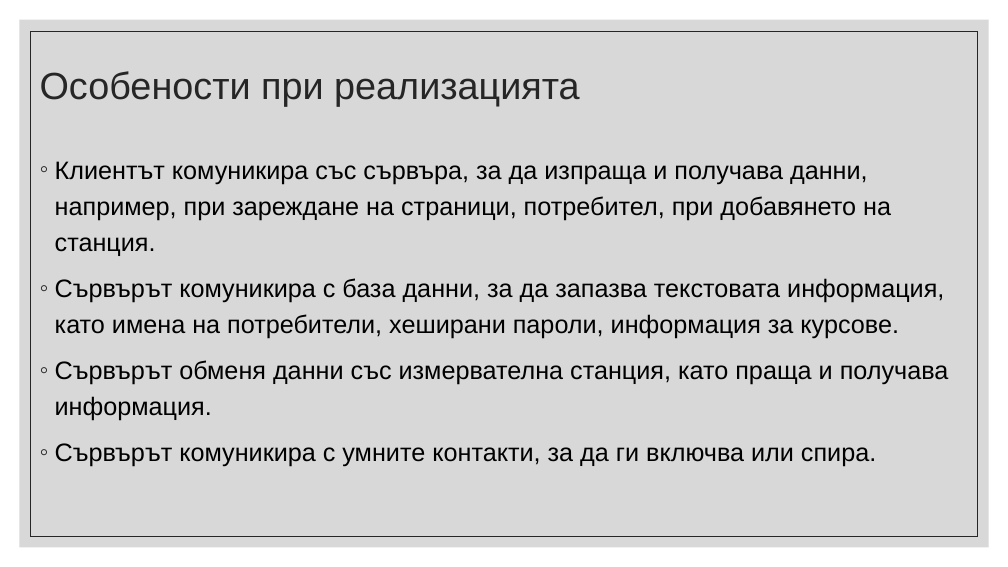
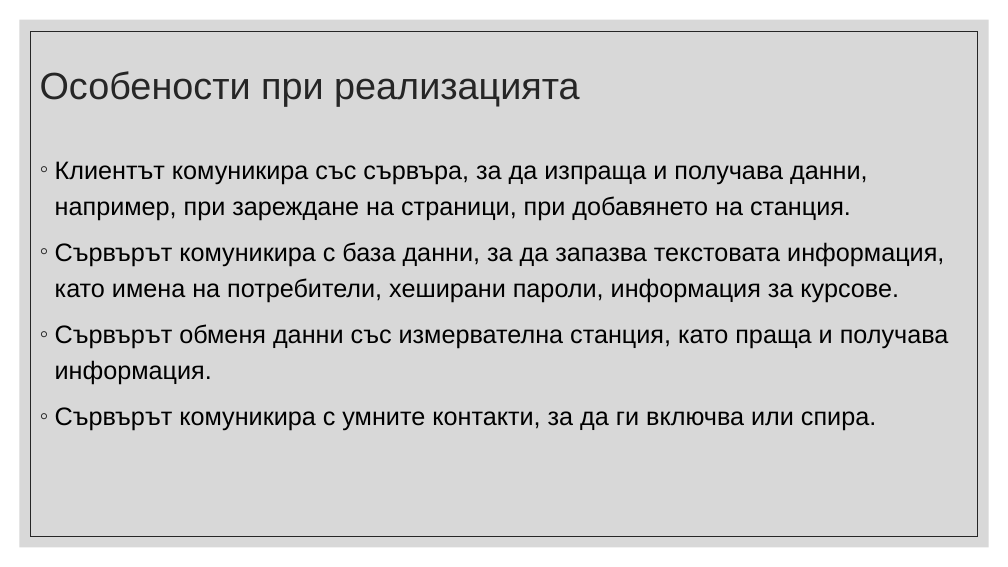
Before and after one commit to IvanBorislavovDimitrov/weather-station-server, a slide deck: slide 14 of Дипломна работа.pptx. Drawn at 1008x567 pixels with LibreOffice and Linux fonts; fonts in the diff are those of the drawing. Boxes give left, top, right and bottom in pixels: in the first picture for what was removed or moved away, otherwise in the second. Text is boxed around its words. In the diff, an @@ line names an element or a change of style, - is before the commit and + after.

```diff
--- a/Дипломна работа.pptx
+++ b/Дипломна работа.pptx
@@ text at [55,161,868,221]: text changed @@
-◦ Клиентът комуникира със сървъра, за да изпраща и получава данни, например, при зареждане на страници, потребител, при добавянето на станция.
+◦ Клиентът комуникира със сървъра, за да изпраща и получава данни, например, при зареждане на страници, при добавянето на станция.
```
Also in this commit, not shown: 1 other slide changed, 7 other files.
